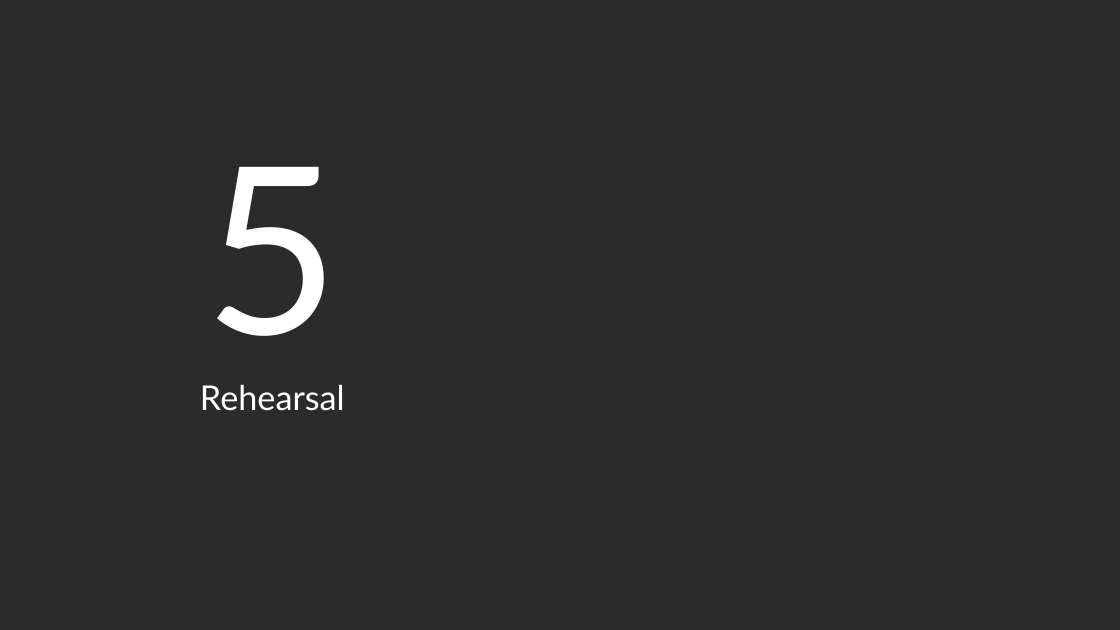
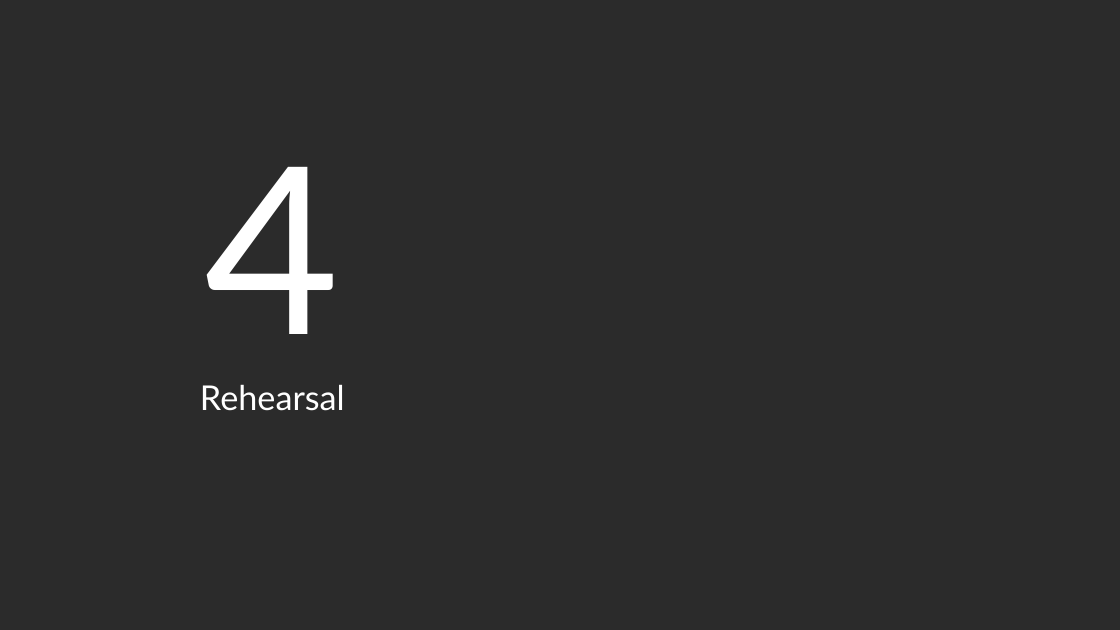
Before and after one commit to LouisKisaragi/BB-Bank, a slide deck: slide 13 of report/BB PANK 발표자료.pptx (slide 16 before the commit). Drawn at 1120x630 pixels with LibreOffice and Linux fonts; fonts in the diff are those of the drawing; background and template pictures are left out; a plain dark background stands for a picture behind light text. Boxes give left, top, right and bottom in pixels: in the first picture for what was removed or moved away, otherwise in the second. Text is boxed around its words. In the diff, an @@ line names an element or a change of style, - is before the commit and + after.

```diff
--- a/report/BB PANK 발표자료.pptx
+++ b/report/BB PANK 발표자료.pptx
@@ text at [205,167,340,334]: text changed @@
-5
+4
```
Also in this commit, not shown: 7 other slides changed, 5 slides added, 8 slides removed, 1 other file.
